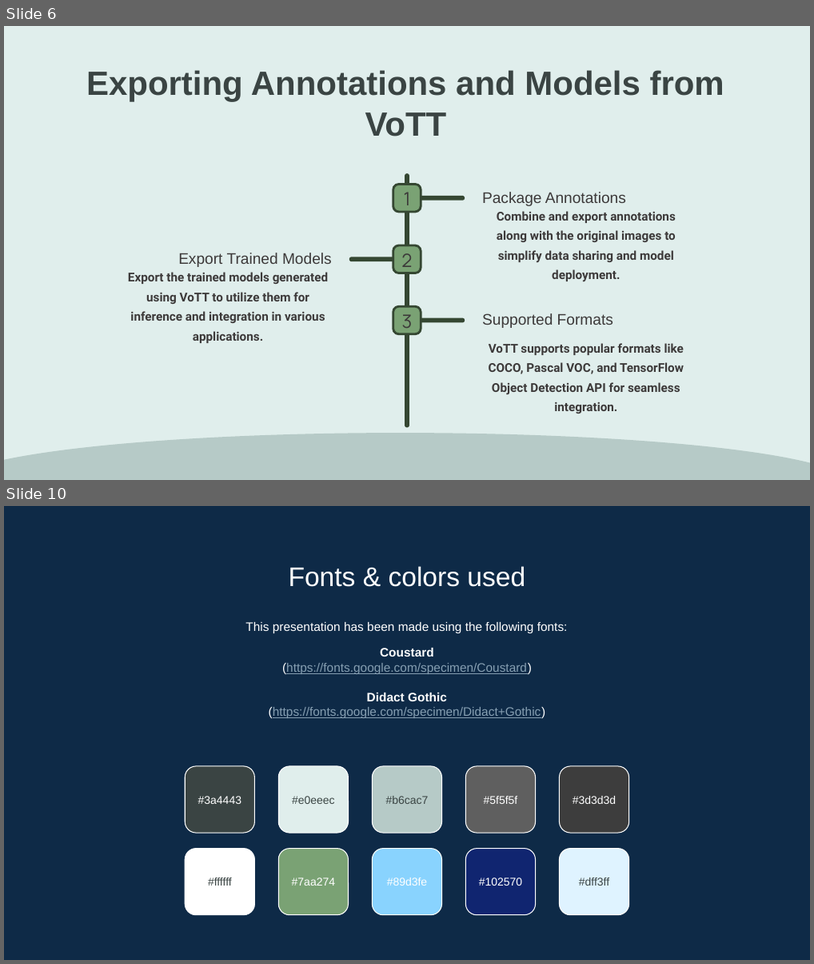
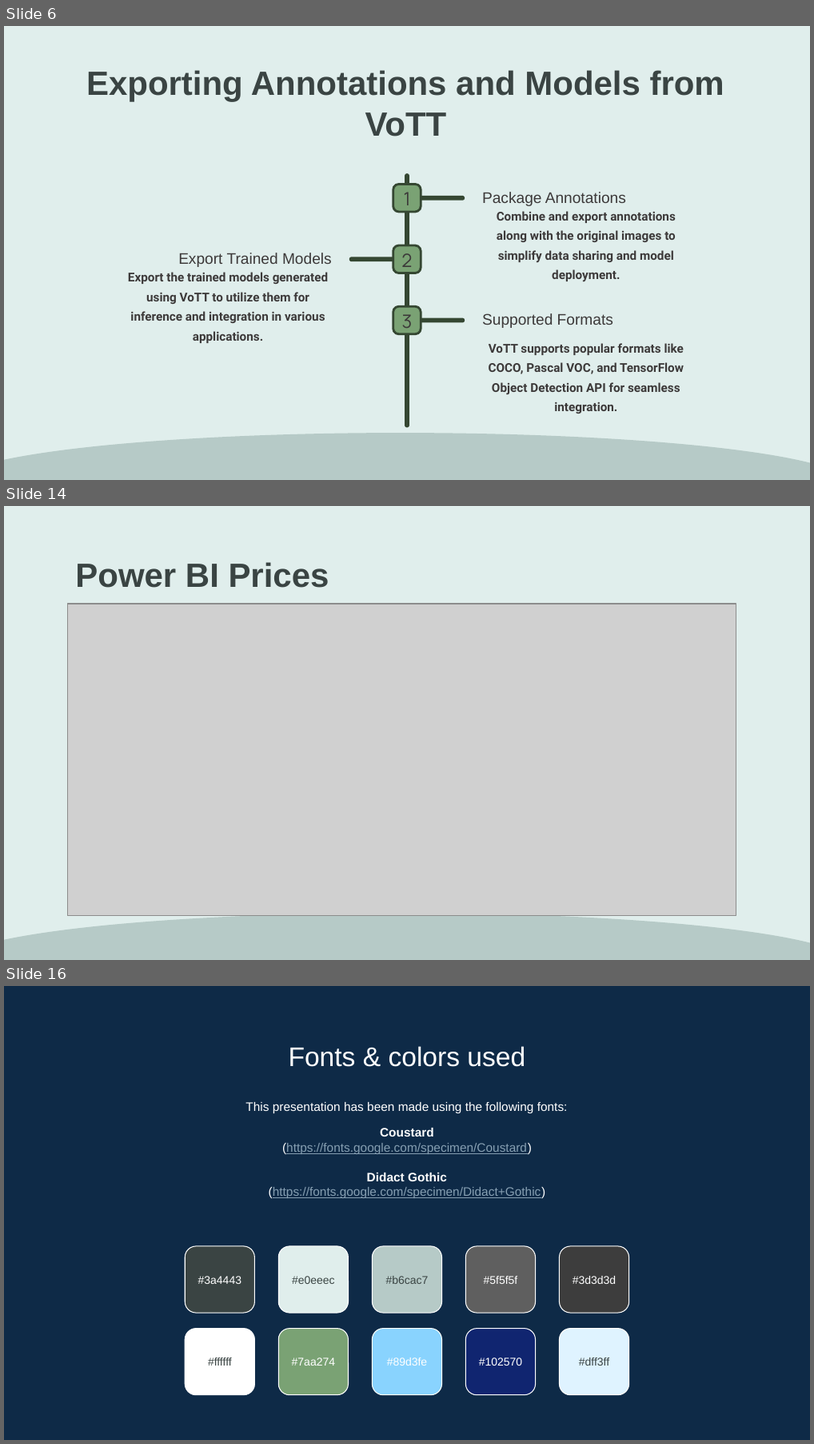
Before and after one commit to MahmoudEssam707/Data-Tools, a slide deck: PowerPoints.pptx. Shown one above the other, each under a label of ours: slides 6 and 10 before the commit, slides 6, 14 and 16 after it; the slides between them are not shown. The pictures are 814x964 and 814x1444 pixels, drawn with LibreOffice and Linux fonts; fonts in the diff are those of the drawing; grey boxes stand for pictures. Boxes give left, top, right and bottom in pixels: in the first picture for what was removed or moved away, otherwise in the second. Text is boxed around its words. In the diff, an @@ line names an element or a change of style, - is before the commit and + after.

```diff
--- a/PowerPoints.pptx
+++ b/PowerPoints.pptx
@@ slide 14 added at (4, 506, 810, 960), background #E0EEEC; not listed: 1 template element that a slide beside it also shows @@
@@ title added at (75, 562, 330, 588), 30 pt, text #3A4443, bold @@
+Power BI Prices
@@ picture added at (68, 604, 736, 915) @@
@@ what was slide 10 is now slide 16 @@
```
Also in this commit, not shown: 1 slide changed, 7 other slides added, 2 slides removed.
